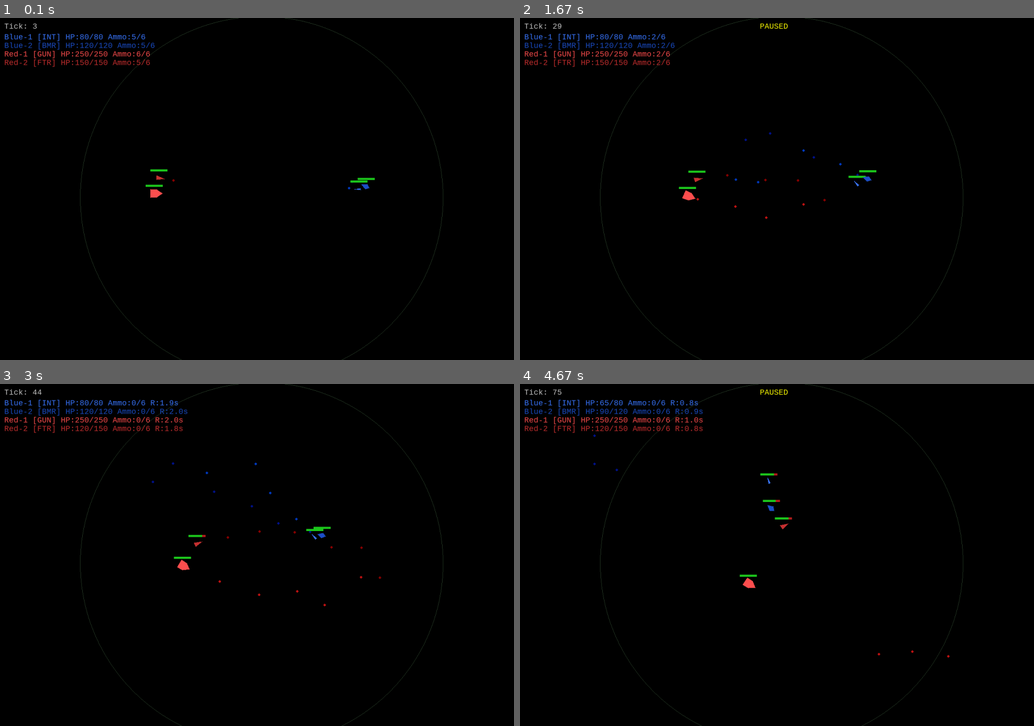
Above: before the commit, frames 1-4 (two rows, left to right).
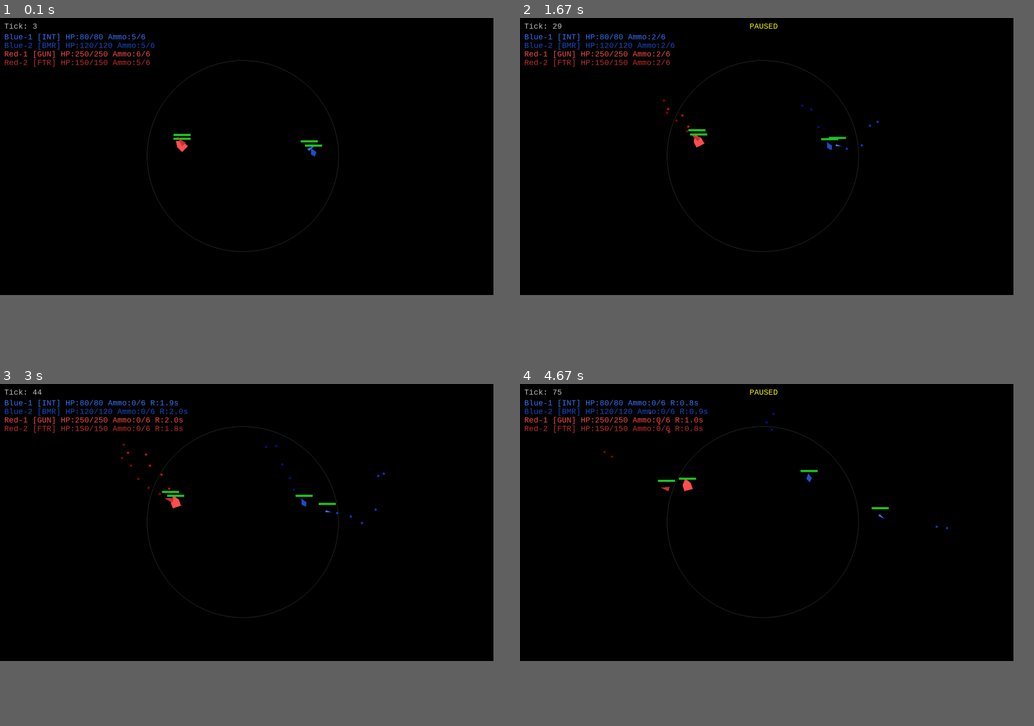
Above: after the commit, the same moments.

Repository: tcgarvin/rl-fighter
Game: pygame game, started from vis/pygame_vis.py
The game is run twice, just before and just after one commit, with the same random seed, the same clock (stepped at 60 frames per second) and the same inputs.
Inputs:
- Up to frame 1 (0.1 s): no input
- Up to frame 2 (1.67 s): tap Space at 0.33, 0.73, 1.03, 1.23, 1.57 s
- Up to frame 3 (3 s): tap Space at 1.87, 2.07, 2.37, 2.63, 2.97 s
- Up to frame 4 (4.67 s): tap Space at 3.27, 3.4, 3.8, 4.1, 4.47 s
In our replay, the window is 900x600 before the commit and 864x486 after it. These sizes can differ from the game's own. Grey fills any space a smaller window leaves; there, only what the larger window draws over its background counts as a difference.

The runs differ from the first frame. In frame 1, 0.8% of the frame differs, in the area x 15-87%, y 0-100%; in frame 2, 0.9%; in frame 3, 0.9%; in frame 4, 1.1%, in the area x 14-87%, y 0-100%.

Commit message:
Spawn ships outside weapon range to force maneuvering before engagement
Teams now start at 1.3–1.8× primary weapon range (520–720 units from
center vs. old 350) with fully randomized headings and wider lateral
spread, eliminating the "stand still and trade DPS" equilibrium.
Engagement zone radius increased to 800–1000 to accommodate new spawns.
Vis window now sizes to 90% of display with dynamic scale.

Co-Authored-By: Claude Opus 4.6 <noreply@anthropic.com>

Diff:
--- a/spacefight/sim/core.py
+++ b/spacefight/sim/core.py
@@ -37,8 +37,8 @@
 # Engagement zone shaping
 ZONE_K = 0.1  # quadratic penalty scale outside zone
 T_IDLE_TICKS = 150  # 5 seconds at 30 Hz before full penalty
-ZONE_R_MIN = 500.0
-ZONE_R_MAX = 700.0
+ZONE_R_MIN = 800.0
+ZONE_R_MAX = 1000.0
 ZONE_CENTER_RANGE = 60.0  # randomize center within [-60, 60]
 
 # Team configuration
@@ -173,26 +173,30 @@
     for s_idx in range(S):
         team[:, s_idx] = s_idx // TEAM_SIZE
 
-    # Spawn positions: teams on opposing sides
-    spawn_dist = 350.0
+    # Spawn positions: teams on opposing sides, outside optimal weapon range.
+    # Weapon range is 800; spawn at 1.3–1.8× that so agents must close distance.
+    spawn_dist_min = 520.0  # per-team distance from center (total ~1040)
+    spawn_dist_max = 720.0  # per-team distance from center (total ~1440)
     x = np.zeros((N, S), dtype=np.float32)
     y = np.zeros((N, S), dtype=np.float32)
     theta = np.zeros((N, S), dtype=np.float32)
 
-    angle_jitter = rng.uniform(-0.3, 0.3, size=(N, S)).astype(np.float32)
+    # Per-env spawn distance (same for both teams in a given match)
+    spawn_dist = rng.uniform(spawn_dist_min, spawn_dist_max, size=N).astype(
+        np.float32
+    )
+    # Fully randomized headings so agents must orient before engaging
+    heading = rng.uniform(0.0, 2.0 * math.pi, size=(N, S)).astype(np.float32)
+    # Lateral offset for teammate spread (larger than before)
+    lateral_offset = rng.uniform(-120.0, 120.0, size=(N, S)).astype(np.float32)
     pos_jitter_x = rng.uniform(-30.0, 30.0, size=(N, S)).astype(np.float32)
-    pos_jitter_y = rng.uniform(-30.0, 30.0, size=(N, S)).astype(np.float32)
 
     for s_idx in range(S):
         team_id = s_idx // TEAM_SIZE
-        teammate_idx = s_idx % TEAM_SIZE  # 0 or 1 within team
         sign = 1.0 if team_id == 0 else -1.0
-        # Offset teammates vertically so they don't stack
-        y_team_offset = (teammate_idx - 0.5) * 60.0
         x[:, s_idx] = sign * spawn_dist + pos_jitter_x[:, s_idx]
-        y[:, s_idx] = y_team_offset + pos_jitter_y[:, s_idx]
-        # Face toward center
-        theta[:, s_idx] = (math.pi if sign > 0 else 0.0) + angle_jitter[:, s_idx]
+        y[:, s_idx] = lateral_offset[:, s_idx]
+        theta[:, s_idx] = heading[:, s_idx]
 
     # Engagement zone: randomize center and radius per episode
     zone_cx = rng.uniform(
--- a/vis/pygame_vis.py
+++ b/vis/pygame_vis.py
@@ -19,8 +19,8 @@
 
 from spacefight.sim.core import SimState, load_hulls, reset, step
 
-# Display constants
-WINDOW_W = 1200
+# Display constants (WINDOW_W, WINDOW_H, SCALE are set dynamically at startup)
+WINDOW_W = 1200  # default fallback, overwritten by run_visualizer
 WINDOW_H = 800
 FPS = 30
 BG_COLOR = (0, 0, 0)
@@ -54,7 +54,9 @@
 # World-to-screen transform: center the arena
 WORLD_CENTER_X = 0.0
 WORLD_CENTER_Y = 0.0
-SCALE = 0.7  # pixels per world unit (smaller for larger arena)
+WORLD_EXTENT = 1200.0  # half-width of visible world (fits zone + spawn + margin)
+SCALE = 0.45  # default fallback, overwritten by run_visualizer
+SCREEN_FRACTION = 0.9  # use 90% of display dimensions
 
 
 def world_to_screen(wx: float, wy: float) -> tuple[int, int]:
@@ -184,7 +186,18 @@
 
 def run_visualizer(checkpoint_path: str | None = None, seed: int = 42) -> None:
     """Main visualization loop."""
+    global WINDOW_W, WINDOW_H, SCALE
+
     pygame.init()
+
+    # Size window to 90% of the active display
+    display_info = pygame.display.Info()
+    WINDOW_W = int(display_info.current_w * SCREEN_FRACTION)
+    WINDOW_H = int(display_info.current_h * SCREEN_FRACTION)
+
+    # Compute scale so that ±WORLD_EXTENT fits in both axes
+    SCALE = min(WINDOW_W / 2, WINDOW_H / 2) / WORLD_EXTENT
+
     screen = pygame.display.set_mode((WINDOW_W, WINDOW_H))
     pygame.display.set_caption("Space Fight 2v2")
     clock = pygame.time.Clock()
